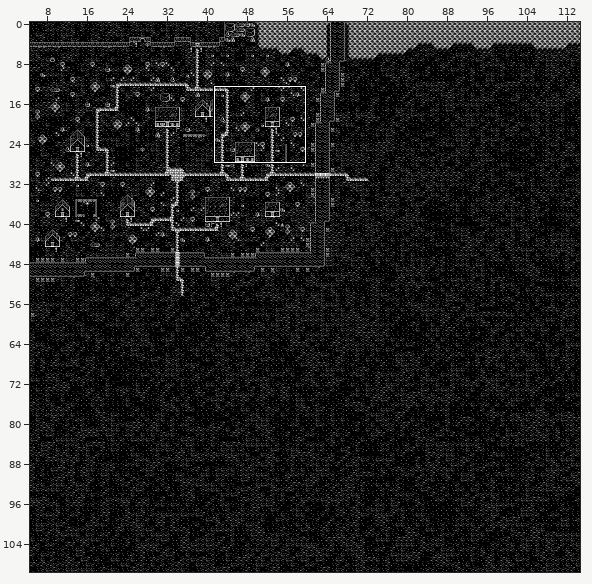
Tiled map, stored at assets/maps/outdoor.tmx. The first picture is a wide view before the edit; the outline marks the close-up.
Close-up. First the earlier version:
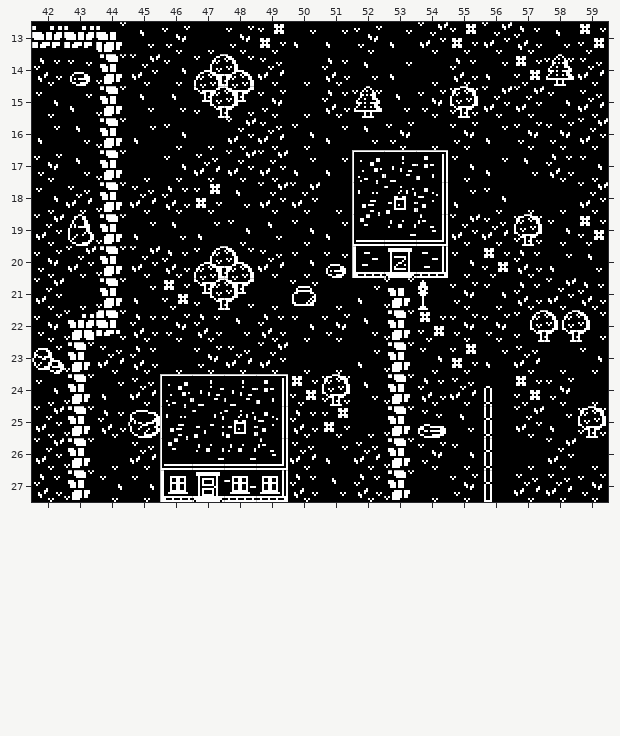
Cells are 16x16 px. Shown: x 42..59, y 13..27. The commit also changed other parts of the map, which this record leaves out.
The result:
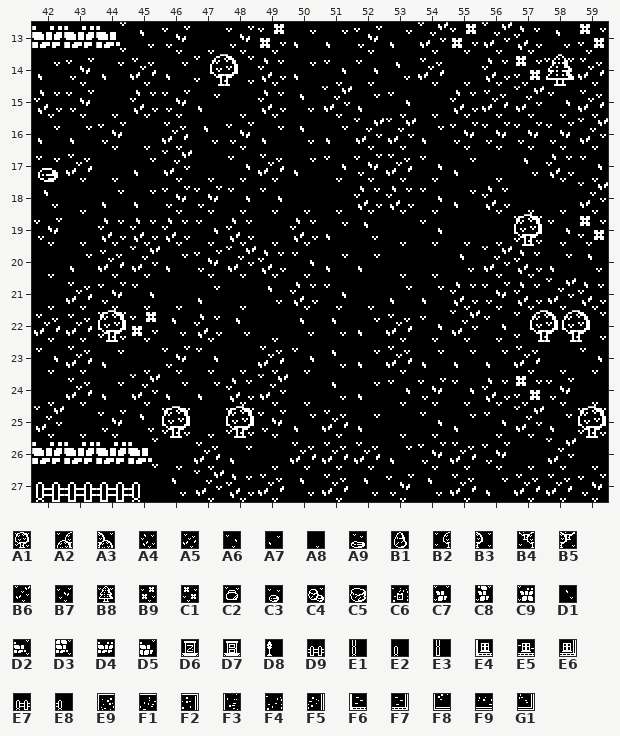
Key: from "world": A1 2, A2 3, A3 4, A4 6, A5 7, A6 8, A7 9, A8 10, A9 12, B1 13, B2 16, B3 18, B4 19, B5 20, B6 22, B7 23, B8 32, B9 38, C1 39, C2 50, C3 52, C4 53, C5 54, C6 78, C7 84, C8 85, C9 86, D1 89, D2 100, D3 101, D4 102, D5 116, D6 132, D7 133, D8 134, D9 136, E1 137, E2 140, E3 141, E4 147, E5 149, E6 150, E7 152, E8 153, E9 164, F1 165, F2 166, F3 180, F4 181, F5 182, F6 192, F7 194, F8 196, F9 197, G1 198.
__ is an empty cell, .. an unchanged one.
Difference:
--- layer "Ground"
@@ x 42..56 @@
-13 .. .. D5 .. .. .. .. .. .. .. .. .. .. .. ..
-14 A4 C3 C8 B6 A6 A2 A3 A5 A8 A4 D1 A7 A8 A4 A7
-15 A6 A7 C8 D1 D1 B4 B5 B7 A8 A4 B8 D1 B7 A1 B6
-16 .. D1 C8 A7 A6 A8 B6 A5 A6 .. D1 B7 A8 .. A7
-17 B7 D1 C8 A8 A6 A5 B6 B6 .. A7 E9 F1 F2 A6 A7
-18 A6 A5 C8 A5 A4 B9 D1 B6 B6 .. F3 C6 F5 .. A6
-19 B6 B1 C8 A7 D1 A7 A6 D1 A6 .. F8 F9 G1 B6 A5
-20 B7 B6 C8 .. A4 A2 A3 A5 .. C3 F6 D6 F7 A6 C1
-21 B6 A8 C8 A7 C1 B4 B5 A8 C2 A8 A7 C7 D8 B7 A6
-22 B7 C9 D3 A4 B7 .. .. A4 A6 B7 D1 C8 C1 B7 B7
-23 C4 C8 A5 A4 A8 B7 A5 B6 A8 A8 .. C8 A6 B9 ..
-24 A6 C8 .. A5 E9 F1 F1 F2 C1 A1 D1 C8 A4 A5 E2
-25 .. C8 A4 C5 F3 F4 C6 F5 A4 B9 A8 C8 A9 D1 E1
-26 B6 C8 A8 A5 F8 F9 F9 G1 .. A7 .. C8 .. A6 E1
-27 A4 C8 A6 A6 E4 D7 E5 E6 A4 D1 A4 C8 A8 B7 E3
+13 .. .. D2 .. .. .. .. .. .. .. .. .. .. .. ..
+14 A7 B7 A7 A5 A7 B2 B3 A4 A7 A6 A6 D1 A5 A8 A4
+15 A4 B7 A8 A4 B7 A7 A8 A4 D1 B6 A7 A6 A8 A4 A5
+16 .. A7 B7 A8 A5 D1 B7 A7 D1 .. B6 B6 A7 .. B7
+17 C3 A5 A8 A7 B6 A8 A6 A5 .. A6 B7 A5 A6 A7 A8
+18 D1 A8 A7 A7 B7 B7 A6 A6 A8 .. A4 A4 A6 .. A4
+19 B7 A8 A4 A4 A4 A6 A4 A8 A4 .. D1 A8 A6 A8 A8
+20 A8 A7 A5 .. A7 B7 B6 A4 .. A7 A7 A8 A8 D1 B6
+21 A8 A5 B7 A6 A8 A7 A8 D1 A4 A6 A8 A7 A7 A4 B7
+22 A5 A5 A1 B9 D1 .. .. A8 D1 D1 A7 A5 A6 B6 A6
+23 A6 A5 A7 A8 B7 A6 A8 A5 A6 D1 .. A5 A7 A7 ..
+24 A8 A5 .. B6 A7 A7 A4 B6 A8 D1 A7 A6 B7 A6 A4
+25 .. A8 B7 D1 A1 A8 A1 B7 A7 A5 A7 A8 A6 A7 A6
+26 D4 D4 D4 D2 A8 A5 A7 A8 .. A5 .. A7 .. A5 B7
+27 E7 D9 D9 E8 D1 B6 A4 A5 D1 A5 D1 B7 D1 A5 A7
